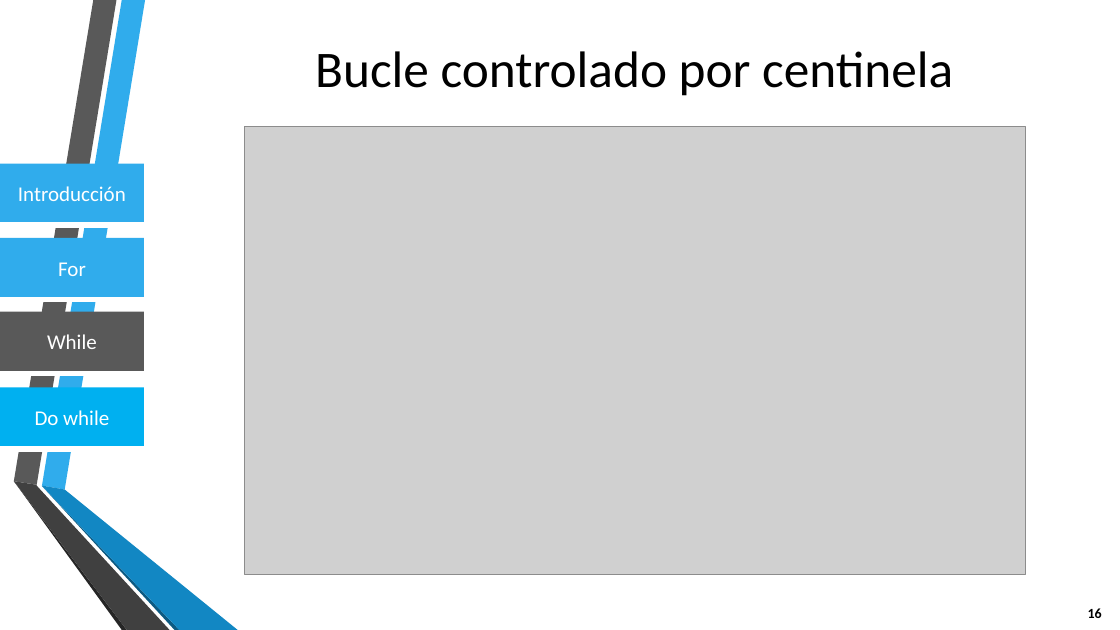
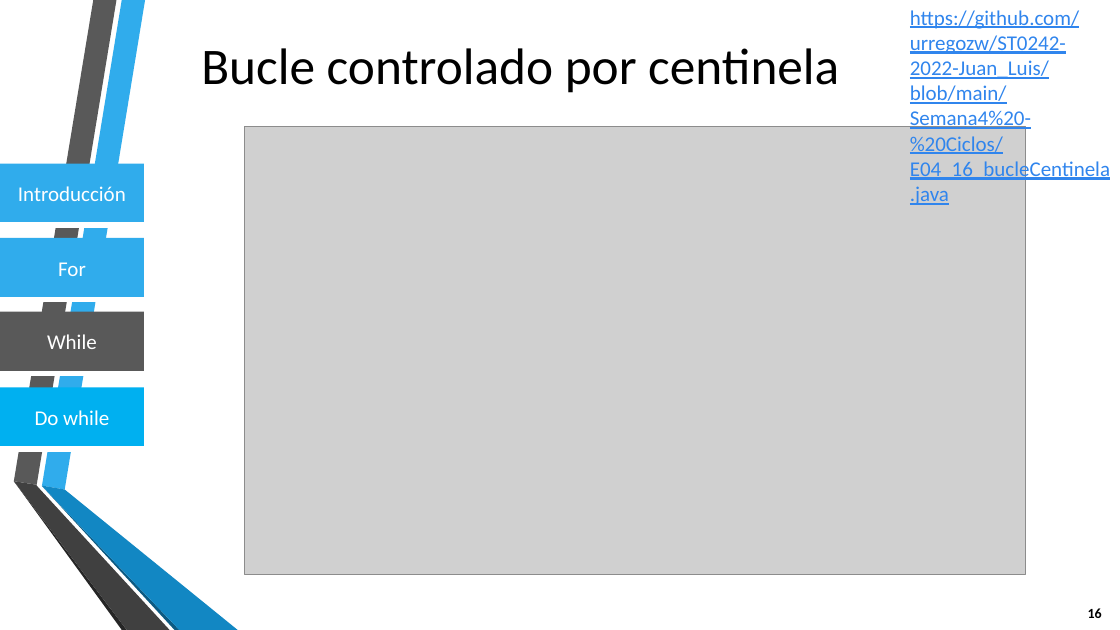
Before and after one commit to urregozw/ST0242-2022-Juan_Luis, a slide deck: slide 16 of Semana4 - Ciclos/Clase-04-Ciclos.pptx. Drawn at 1120x630 pixels with LibreOffice and Linux fonts; fonts in the diff are those of the drawing; grey boxes stand for pictures; background and template pictures are left out. Boxes give left, top, right and bottom in pixels: in the first picture for what was removed or moved away, otherwise in the second. Text is boxed around its words. In the diff, an @@ line names an element or a change of style, - is before the commit and + after.

```diff
--- a/Semana4 - Ciclos/Clase-04-Ciclos.pptx
+++ b/Semana4 - Ciclos/Clase-04-Ciclos.pptx
@@ title "Bucle controlado por centinela": place and size @@
-title "Bucle controlado por centinela" at [315,51,953,96]
+title "Bucle controlado por centinela" at [201,48,839,93]
@@ text added at [910,10,1110,182], 18 pt, text #3085ED, underline @@
+https://github.com/urregozw/ST0242-2022-Juan_Luis/blob/main/Semana4%20-%20Ciclos/E04_16_bucleCentinela.java
```
Also in this commit, not shown: 4 other slides changed.
